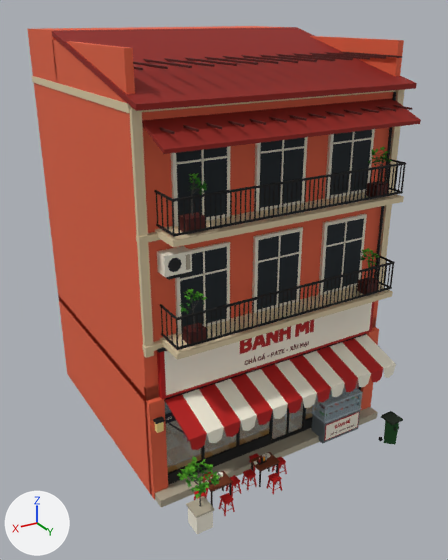
A saved change to the FBX model Assets/PhoViet/Art/Streets/PV_StreetShop02.fbx.
The view is the same before and after, from a 50 mm camera at (9.68, 17.15, 12.94) aimed at (0.29, 1.51, 5.12). Lighting does not change. The marker at lower left points along +X, +Y and +Z. The first picture is the older version. Objects named as collision shapes, trigger or cutter boxes, shadow casters or lower levels of detail are left out. Where no turn or scale is listed for an object, it has been applied to the vertices. Vertices at exactly the same position are counted once.

Names of what the first picture shows: 'PV_StreetShop02_LOD0'.
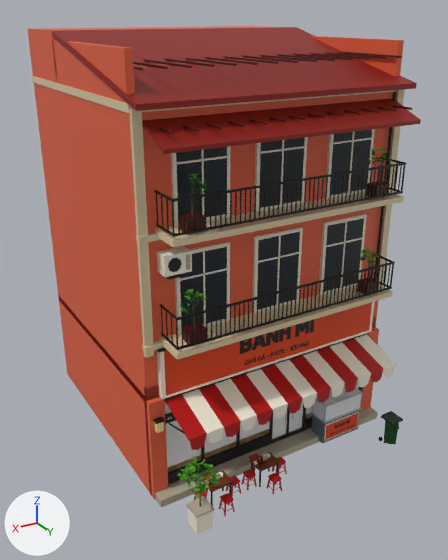
Location of each change, (x1, y1, x2, y2) in pixels of the pictures (448 x 560 px):
'PV_StreetShop02_LOD0', surface changed
    both: (52, 26, 421, 488)
part 1 of me_pv_streetshop02_lod0, surface changed
    both: (157, 302, 374, 441)

The change, as a list of edits to the scene's bpy script:
```text
Change mat_pv_streetglass:
    mat_pv_streetglass.alpha: 0.25 -> 1.0
Change me_pv_streetshop02_lod0:
    where me_pv_streetshop02_lod0.from_pydata(...)  # 11795 vertices, 9349 faces; spans x -4.23..4.23, y -3.93..6.16, z 0.0..12.5
    used by ob_pv_streetshop02_lod0; location = (0.0, 0.0, 0.0)
    me_pv_streetshop02_lod0 part 1: texture (UV) coordinates of 723 of 9349 faces, centred in x -3.8..3.8, y 3.9..4.71, z 0.21..4.87, changed; they spanned u 0.06..0.19, v 0.19..0.44 and now span u 0.06..0.81, v 0.19..0.44
```
